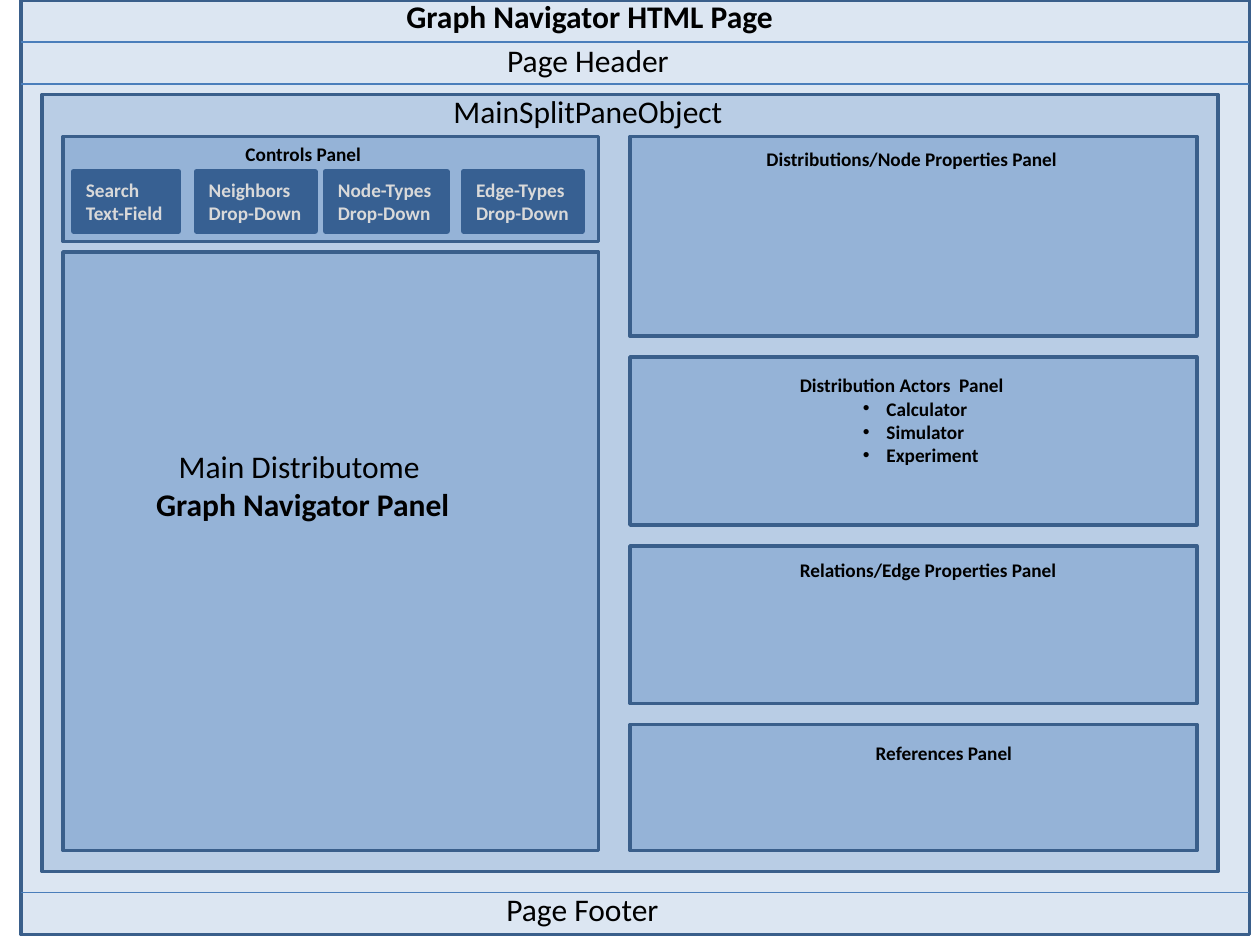
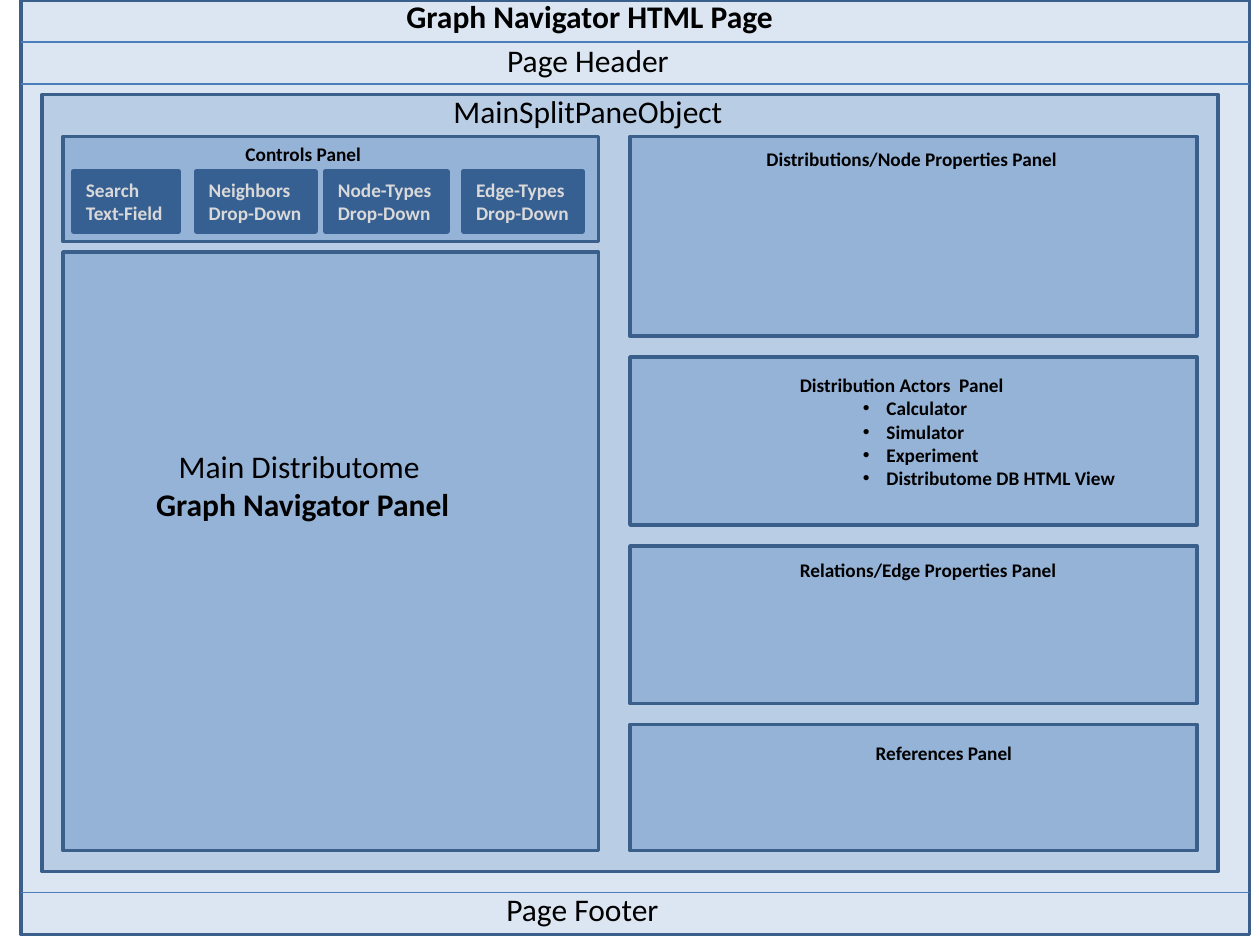
Before and after one commit to Distributome/distributome, a slide deck: slide 1 of js/images/Distributome_JS_Navigator_Design.pptx. Drawn at 1260x945 pixels with LibreOffice and Linux fonts; fonts in the diff are those of the drawing. Boxes give left, top, right and bottom in pixels: in the first picture for what was removed or moved away, otherwise in the second. Text is boxed around its words. In the diff, an @@ line names an element or a change of style, - is before the commit and + after.

Commit message:
small revisions

```diff
--- a/js/images/Distributome_JS_Navigator_Design.pptx
+++ b/js/images/Distributome_JS_Navigator_Design.pptx
@@ text at <box>886,471,1115,485</box>: paragraph added @@
+  • Distributome DB HTML View
```
